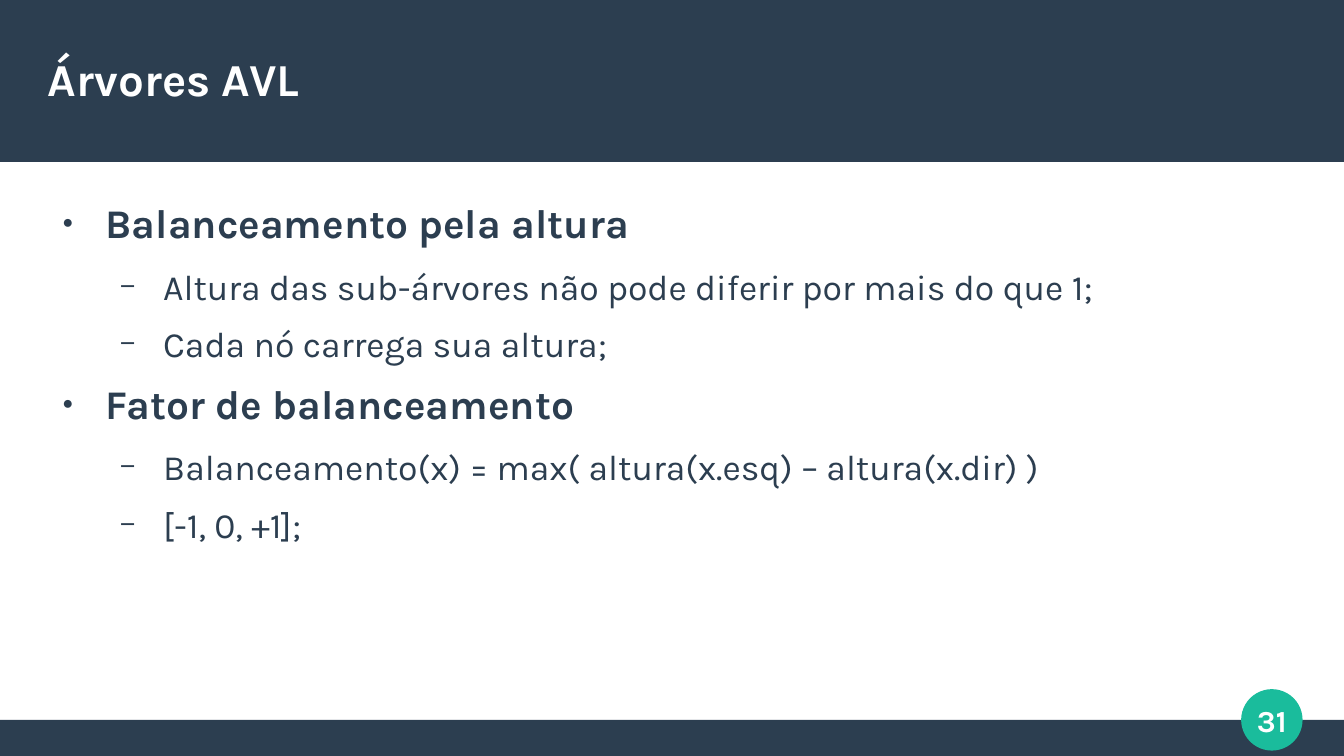
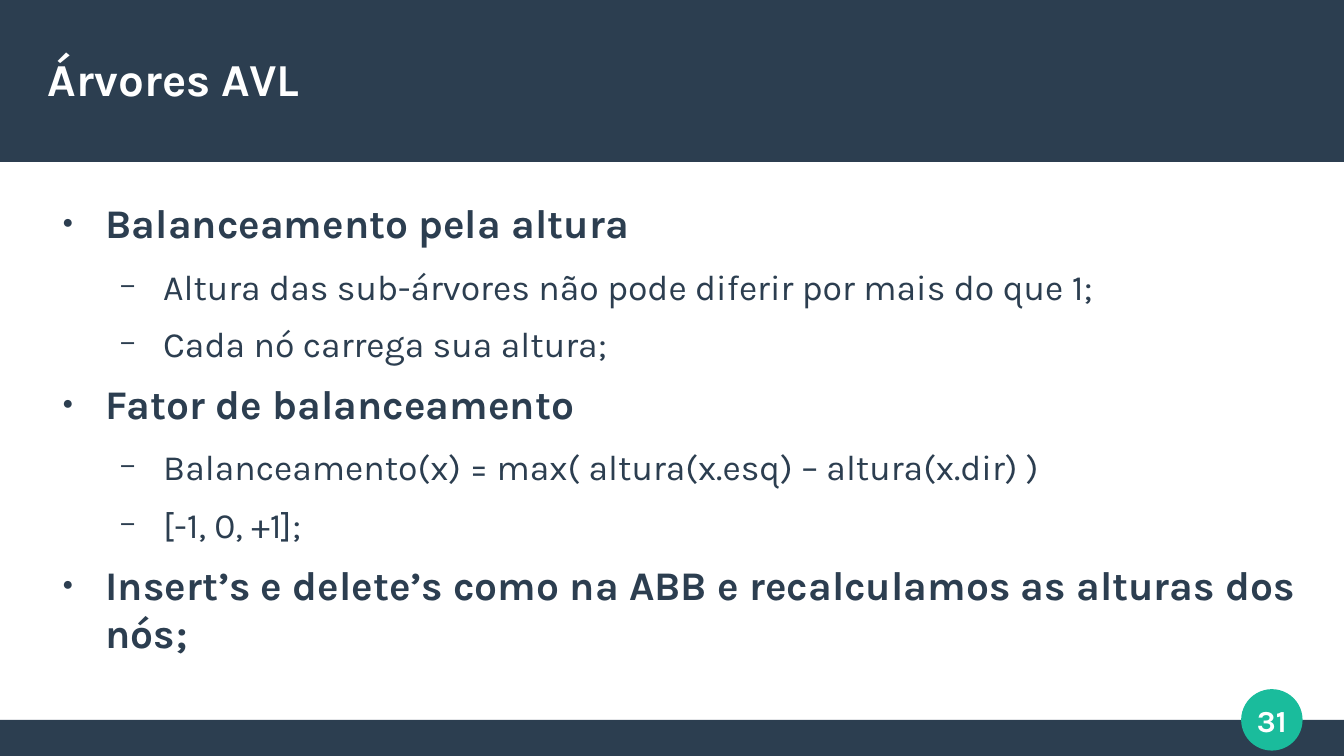
Before and after one commit to italoportinho/trabalho-eda2023-2, a slide deck: slide 31 of slides/apresentacao.odp. Drawn at 1344x756 pixels with LibreOffice and Linux fonts; fonts in the diff are those of the drawing. Boxes give left, top, right and bottom in pixels: in the first picture for what was removed or moved away, otherwise in the second. Text is boxed around its words. In the diff, an @@ line names an element or a change of style, - is before the commit and + after.

```diff
--- a/slides/apresentacao.odp
+++ b/slides/apresentacao.odp
@@ text at <box>106,572,1294,654</box>: paragraph added @@
+● Insert’s e delete’s como na ABB e recalculamos as alturas dos nós;
```
Also in this commit, not shown: 3 other slides changed, 4 slides added, 1 slide removed.
